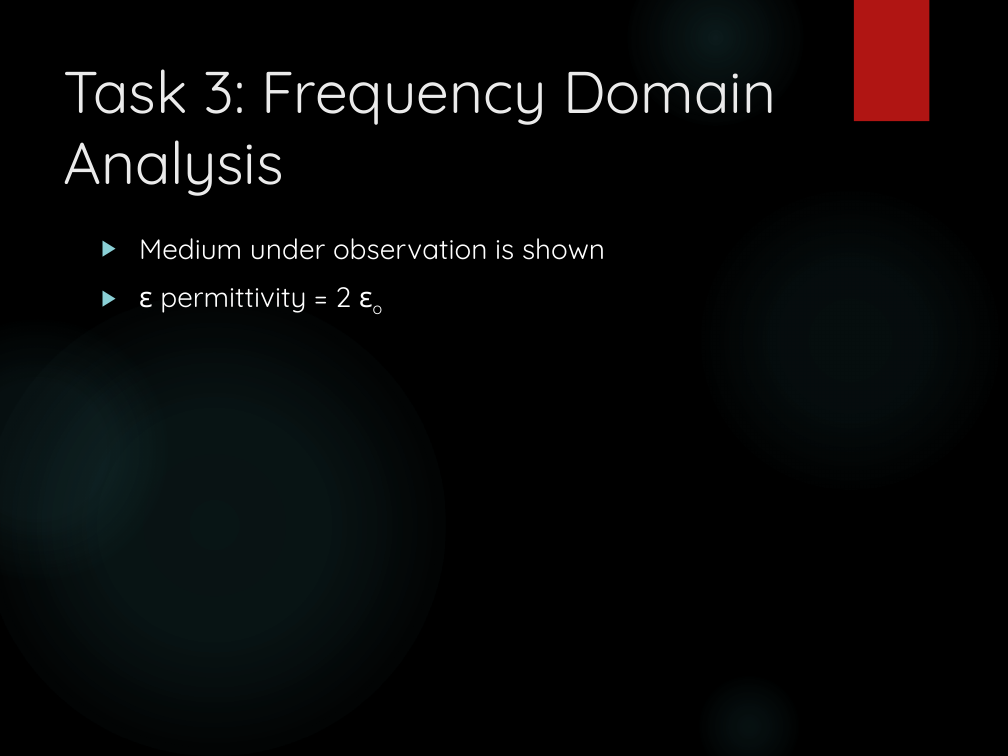
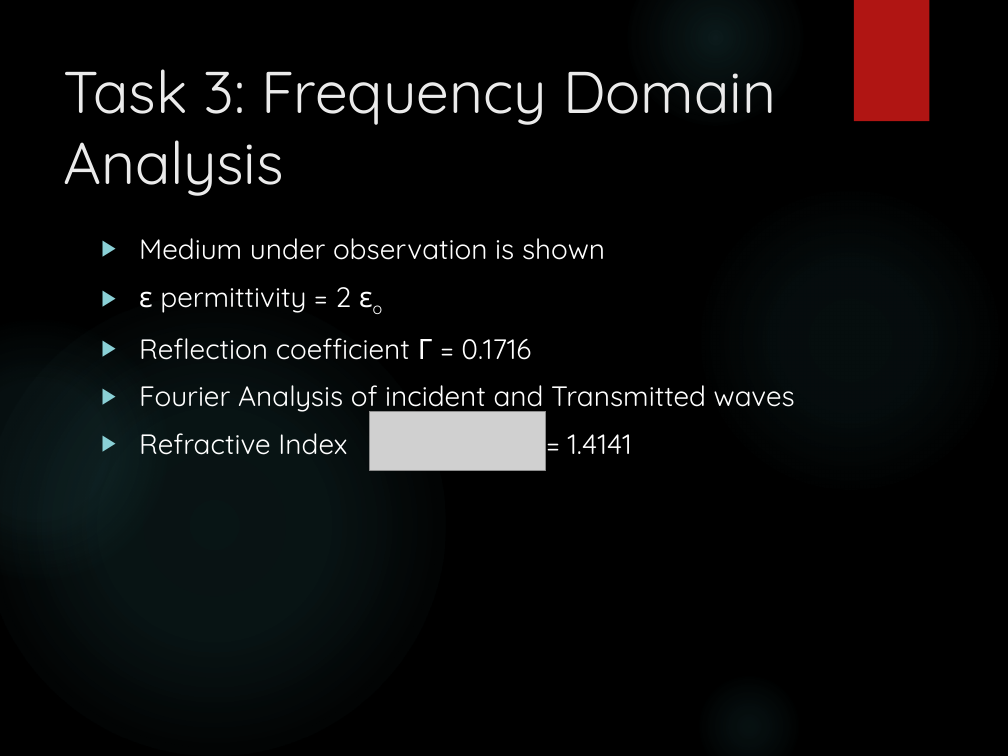
Before and after one commit to junaidnasir/gpu-em-nim, a slide deck: slide 12 of FYP_Defense_Presentation/FYP-1_presentation.pptx (slide 11 before the commit). Drawn at 1008x756 pixels with LibreOffice and Linux fonts; fonts in the diff are those of the drawing; grey boxes stand for pictures; background and template pictures are left out. Boxes give left, top, right and bottom in pixels: in the first picture for what was removed or moved away, otherwise in the second. Text is boxed around its words. In the diff, an @@ line names an element or a change of style, - is before the commit and + after.

```diff
--- a/FYP_Defense_Presentation/FYP-1_presentation.pptx
+++ b/FYP_Defense_Presentation/FYP-1_presentation.pptx
@@ text at <box>139,338,795,455</box>: paragraphs added @@
+▶ Reflection coefficient Γ = 0.1716
+▶ Fourier Analysis of incident and Transmitted waves
+▶ Refractive Index = 1.4141
@@ picture added at <box>370,411,546,470</box> @@
```
Also in this commit, not shown: 10 other slides changed, 5 slides added.
